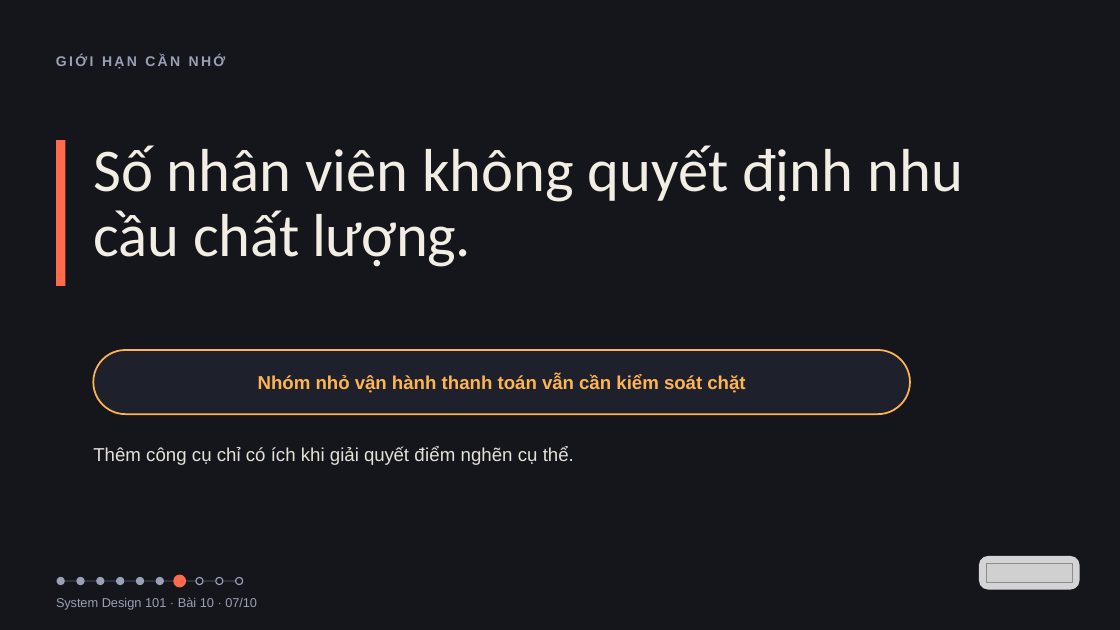
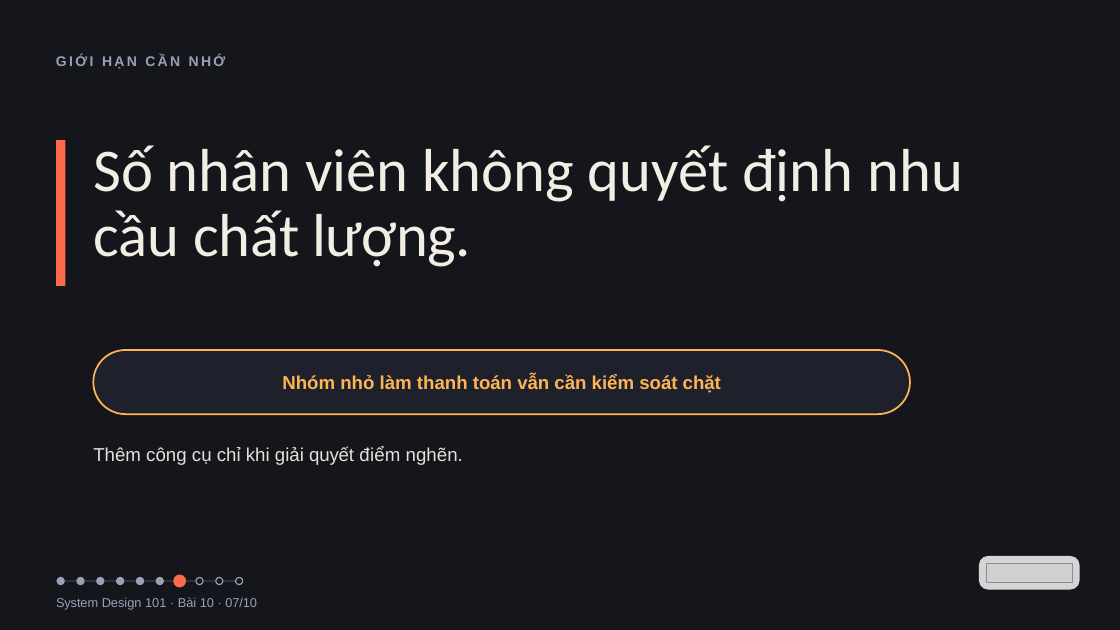
Before and after one commit to vohoailinh90/tool-marketing-studio, a slide deck: slide 7 of system-design-101/vi/lessons/sd-09-010/slides/sd-09-010.pptx. Drawn at 1120x630 pixels with LibreOffice and Linux fonts; fonts in the diff are those of the drawing; grey boxes stand for pictures. Boxes give left, top, right and bottom in pixels: in the first picture for what was removed or moved away, otherwise in the second. Text is boxed around its words. In the diff, an @@ line names an element or a change of style, - is before the commit and + after.

```diff
--- a/system-design-101/vi/lessons/sd-09-010/slides/sd-09-010.pptx
+++ b/system-design-101/vi/lessons/sd-09-010/slides/sd-09-010.pptx
@@ text in rounded rectangle at (282, 375, 721, 393): text changed @@
-Nhóm nhỏ vận hành thanh toán vẫn cần kiểm soát chặt
+Nhóm nhỏ làm thanh toán vẫn cần kiểm soát chặt
@@ text at (93, 447, 463, 465): text changed @@
-Thêm công cụ chỉ có ích khi giải quyết điểm nghẽn cụ thể.
+Thêm công cụ chỉ khi giải quyết điểm nghẽn.
```
Also in this commit, not shown: 6 other slides changed, 1 other file.
